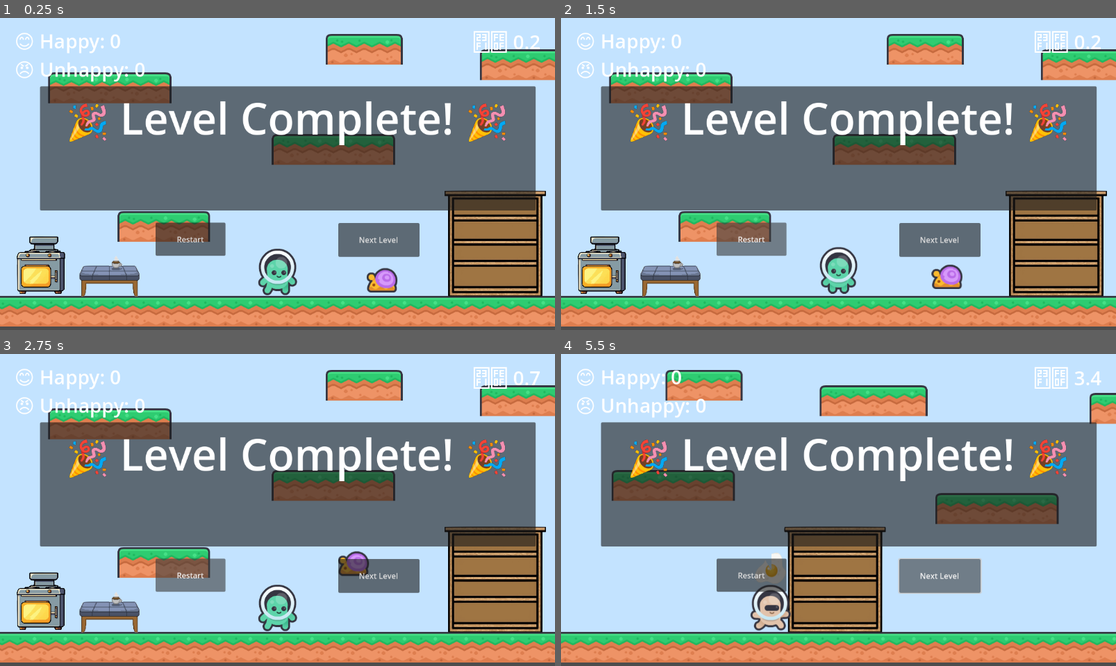
Above: before the commit, frames 1-4 (two rows, left to right).
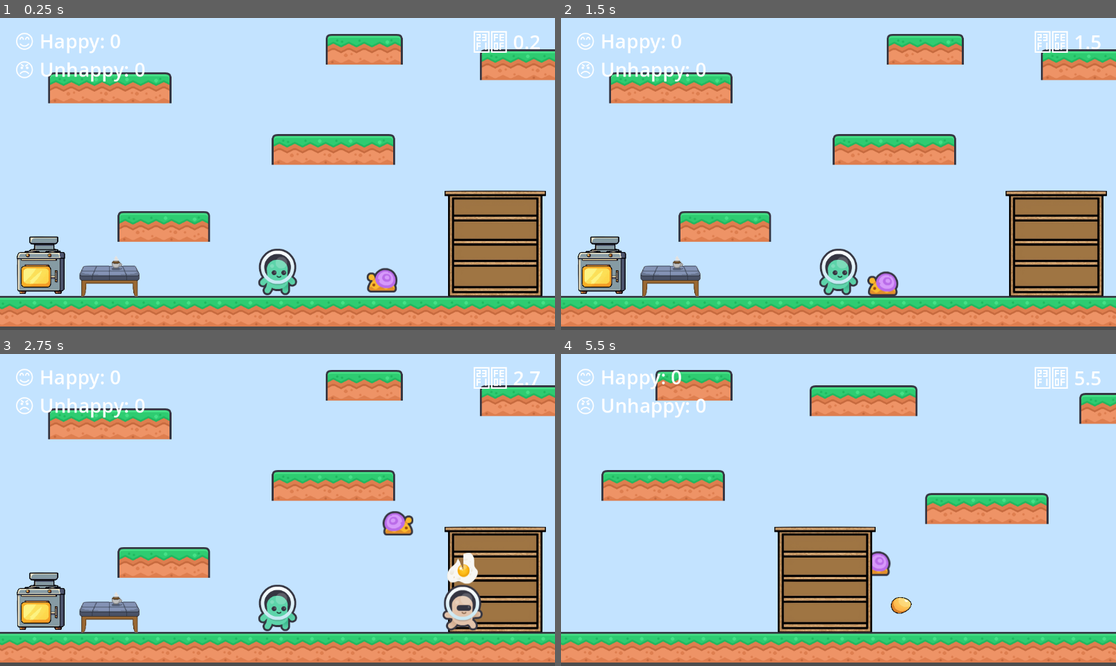
Above: after the commit, the same moments.

Repository: Lea-poh/WhiskTaker
Game: Godot game, scene res://Main.tscn
Same seed, same stepped clock (60 frames per second), same inputs: the game is played once before the commit and once after it. Sound files missing from this copy of the repository are replaced by a short silence.
Inputs (mouse positions are in pixels of both pictures, inside the frame that each line leads up to):
- Up to frame 1 (0.25 s): no input
- Up to frame 2 (1.5 s): click (749, 239) at 0.5 s, where only the run before the commit has a clickable "Restart"; click (749, 239) at 1.25 s, where only the run before the commit has a clickable "Restart"
- Up to frame 3 (2.75 s): click (188, 575) at 2 s, where only the run before the commit has a clickable "Restart"
- Up to frame 4 (5.5 s): click (938, 575) at 2.75 s, where only the run before the commit has a clickable "Next Level"; click (938, 575) at 3.5 s, where only the run before the commit has a clickable "Next Level"; tap Enter (ui_accept) at 4.25, 4.52, 5.27 s; hold Right (ui_right) from 4.28 s (still down)

The runs differ from the first frame. In frame 1, 38% of the frame differs, in the area x 7-97%, y 21-77%; in frame 2, 40%; in frame 3, 40%; in frame 4, 43%, in the area x 0-100%, y 5-99%.

Commit message:
egg timer working

Diff:
--- a/Customer.gd
+++ b/Customer.gd
@@ -16,6 +16,7 @@
 var direction := -1  # Start moving left
 var jump_timer := 0.0
 var is_jumping := false
+var has_left := false
 
 signal happy_leave
 signal unhappy_leave
@@ -25,6 +26,9 @@
 	randomize()
 
 func _physics_process(delta):
+	if has_left:
+		return
+
 	# Apply gravity
 	velocity.y += gravity * delta
 
@@ -79,7 +83,6 @@
 	wait_elapsed += delta
 	var remaining = clamp((wait_time - wait_elapsed) / wait_time, 0.0, 1.0)
 	wait_bar.value = remaining * 100
-
 	if wait_elapsed >= wait_time:
 		#print("😠 Customer left unhappy...")
 		leave_unhappy()
@@ -101,8 +104,13 @@
 	queue_free()  # Customer leaves
 
 func leave_unhappy():
-	print("Ohh no, an unhappy customer!")
+	if has_left:
+		return
+	has_left = true
+
+	# Play animation, delay removal, etc.
+	$AnimationPlayer.play("unhappy")
+
+	await get_tree().create_timer(1.0).timeout
 	emit_signal("unhappy_leave")
-	# $AnimatedSprite2D.play("angry")  # Optional: play an "angry" or "leave" animation
-	await get_tree().create_timer(1).timeout  # Let animation play
 	queue_free()
--- a/Customer.tscn
+++ b/Customer.tscn
@@ -1,10 +1,11 @@
-[gd_scene load_steps=11 format=3 uid="uid://qqqttsrd8v13"]
+[gd_scene load_steps=12 format=3 uid="uid://qqqttsrd8v13"]
 
 [ext_resource type="Script" path="res://Customer.gd" id="1_twcuo"]
-[ext_resource type="Texture2D" uid="uid://bgalsdvwrfbv0" path="res://assets/characters/happy.png" id="2_nviwv"]
+[ext_resource type="Texture2D" uid="uid://d15mcgan7d8i5" path="res://assets/characters/happy_customer.png" id="2_w4woi"]
 [ext_resource type="Texture2D" uid="uid://bvgkqc2u8v8td" path="res://assets/characters/character_beige_idle.png" id="3_7vre5"]
 [ext_resource type="Texture2D" uid="uid://comio17wxqiqu" path="res://assets/characters/character_beige_jump.png" id="4_nbtev"]
 [ext_resource type="Texture2D" uid="uid://dg8gddhflj7kf" path="res://assets/characters/character_beige_walk_a.png" id="5_5n8ms"]
+[ext_resource type="Texture2D" uid="uid://mymxek6peuuf" path="res://assets/characters/unhappy_customer.png" id="5_5qhsq"]
 [ext_resource type="Texture2D" uid="uid://b6deute163js7" path="res://assets/misc/eggtimer_64x64.png" id="6_a3hv4"]
 [ext_resource type="Texture2D" uid="uid://dch7eklrdl8h2" path="res://assets/characters/character_beige_walk_b.png" id="6_nil7j"]
 
@@ -15,7 +16,7 @@
 animations = [{
 "frames": [{
 "duration": 1.0,
-"texture": ExtResource("2_nviwv")
+"texture": ExtResource("2_w4woi")
 }],
 "loop": true,
 "name": &"happy",
@@ -35,6 +36,14 @@
 }],
 "loop": true,
 "name": &"jump",
+"speed": 5.0
+}, {
+"frames": [{
+"duration": 1.0,
+"texture": ExtResource("5_5qhsq")
+}],
+"loop": true,
+"name": &"unhappy",
 "speed": 5.0
 }, {
 "frames": [{
--- a/Main.tscn
+++ b/Main.tscn
@@ -302,6 +302,7 @@
 text = "😠 Unhappy: 0"
 
 [node name="FinishBanner" type="Panel" parent="CanvasLayer"]
+visible = false
 offset_left = 83.0
 offset_top = 142.0
 offset_right = 1112.0
--- a/Stove.gd
+++ b/Stove.gd
@@ -1,6 +1,5 @@
 extends Node2D
 
-@export var cook_time := 8.5 # Seconds it takes to cook an egg
 @export var EggDishScene: PackedScene
 
 @onready var cook_sound = $CookSound
@@ -46,10 +45,11 @@
 	update_label()
 	if cooking:
 		cook_timer += delta
+		var cook_time = cook_sound.stream.get_length() - 1.7
 		var progress = clamp(cook_timer / cook_time, 0, 1)
 		$EggTimer.value = progress * 100
 		if cook_timer >= cook_time:
 			cooking = false
 			$EggTimer.visible = false
-			# print("Egg cooked!")
+			print("Egg cooked!")
 			table.spawn_dish()
Binary file removed: assets/characters/happy.png
Binary file added: assets/characters/happy_customer.png
Not shown, added: assets/characters/happy_customer.png.import
Not shown, added: assets/characters/unhappy.png.import
Binary file added: assets/characters/unhappy_customer.png
Not shown, added: assets/characters/unhappy_customer.png.import
Not shown, changed: assets/.DS_Store
